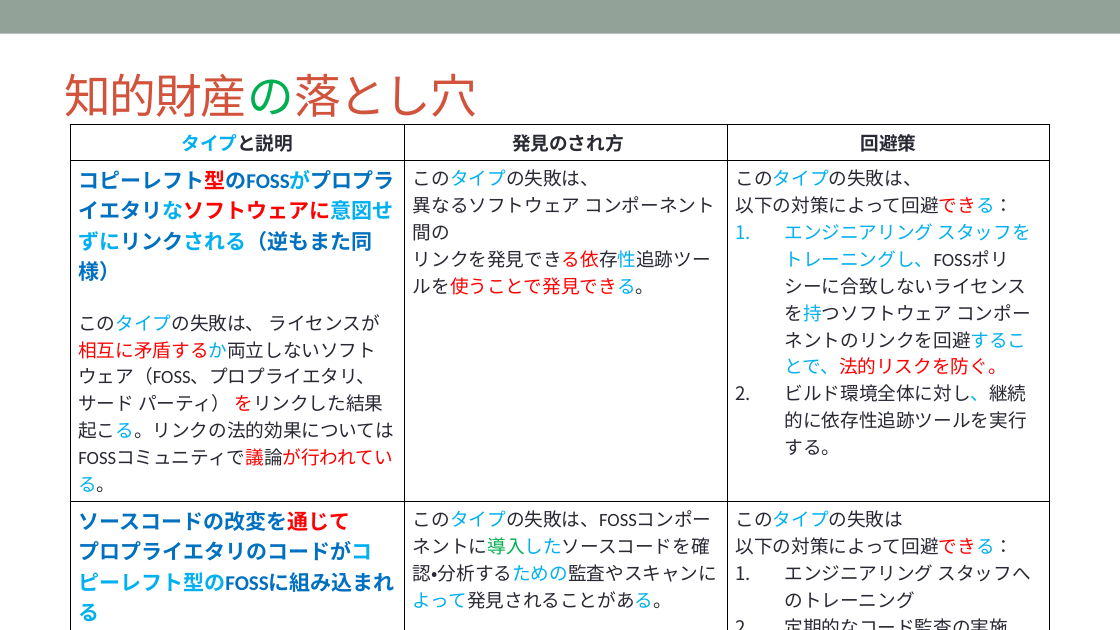
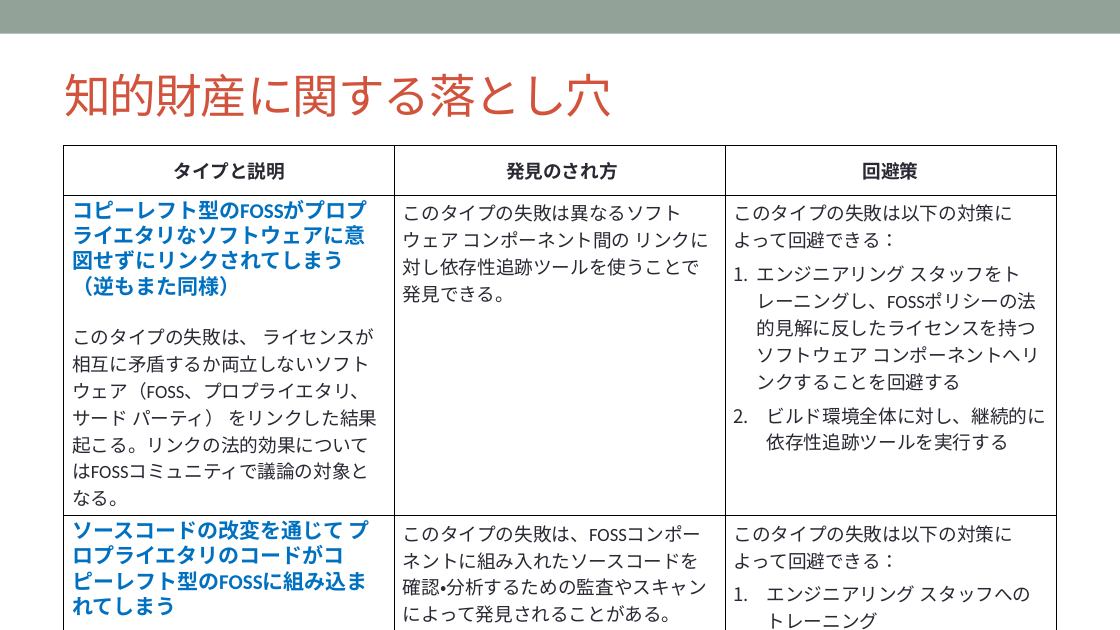
Before and after one commit to OpenChain-Project/Curriculum-Translation-JP, a slide deck: slide 69 of RC/openchain-curriculum-release-2-jp_rc1.0.pptx. Drawn at 1120x630 pixels with LibreOffice and Linux fonts; fonts in the diff are those of the drawing; background and template pictures are left out. Boxes give left, top, right and bottom in pixels: in the first picture for what was removed or moved away, otherwise in the second. Text is boxed around its words. In the diff, an @@ line names an element or a change of style, - is before the commit and + after.

```diff
--- a/RC/openchain-curriculum-release-2-jp_rc1.0.pptx
+++ b/RC/openchain-curriculum-release-2-jp_rc1.0.pptx
@@ title at box(64, 73, 612, 117): text changed @@
-知的財産の落とし穴
+知的財産に関する落とし穴
@@ table at box(64, 145, 1057, 630) @@
-row 2: コピーレフト型のFOSSがプロプライエタリなソフトウェアに意図せずにリンクされる（逆もまた同様） / このタイプの失敗は、 ライセンスが相互に矛盾するか両立しないソフトウェア（FOSS、プロプライエタリ、サード パーティ） をリンクした結果起こる。リンクの法的効果についてはFOSSコミュニティで議論が行われている。 | このタイプの失敗は、 / 異なるソフトウェア コンポーネント間の / リンクを発見できる依存性追跡ツールを使うことで発見できる。 | このタイプの失敗は、 / 以下の対策によって回避できる： / エンジニアリング スタッフをトレーニングし、FOSSポリシーに合致しないライセンスを持つソフトウェア コンポーネントのリンクを回避することで、法的リスクを防ぐ。 / ビルド環境全体に対し、継続的に依存性追跡ツールを実行する。
+row 2: コピーレフト型のFOSSがプロプライエタリなソフトウェアに意図せずにリンクされてしまう（逆もまた同様） / このタイプの失敗は、 ライセンスが相互に矛盾するか両立しないソフトウェア（FOSS、プロプライエタリ、サード パーティ） をリンクした結果起こる。リンクの法的効果についてはFOSSコミュニティで議論の対象となる。 | このタイプの失敗は異なるソフトウェア コンポーネント間の リンクに対し依存性追跡ツールを使うことで発見できる。 | このタイプの失敗は以下の対策によって回避できる： / エンジニアリング スタッフをトレーニングし、FOSSポリシーの法的見解に反したライセンスを持つソフトウェア コンポーネントへリンクすることを回避する / ビルド環境全体に対し、継続的に依存性追跡ツールを実行する
-row 3: ソースコードの改変を通じて / プロプライエタリのコードがコピーレフト型のFOSSに組み込まれる | このタイプの失敗は、FOSSコンポーネントに導入したソースコードを確認・分析するための監査やスキャンによって発見されることがある。 | このタイプの失敗は / 以下の対策によって回避できる： / エンジニアリング スタッフへのトレーニング / 定期的なコード監査の実施
+row 3: ソースコードの改変を通じて プロプライエタリのコードがコピーレフト型のFOSSに組み込まれてしまう | このタイプの失敗は、FOSSコンポーネントに組み入れたソースコードを確認・分析するための監査やスキャンによって発見されることがある。 | このタイプの失敗は以下の対策によって回避できる： / エンジニアリング スタッフへのトレーニング / 定期的なコード監査の実施
@@ text colour #00B0F0 to #292934 in "タイプと説明" @@
@@ table: place and size @@
-table at box(70, 124, 1049, 626)
+table at box(64, 145, 1057, 630)
```
Also in this commit, not shown: 30 other slides changed.
